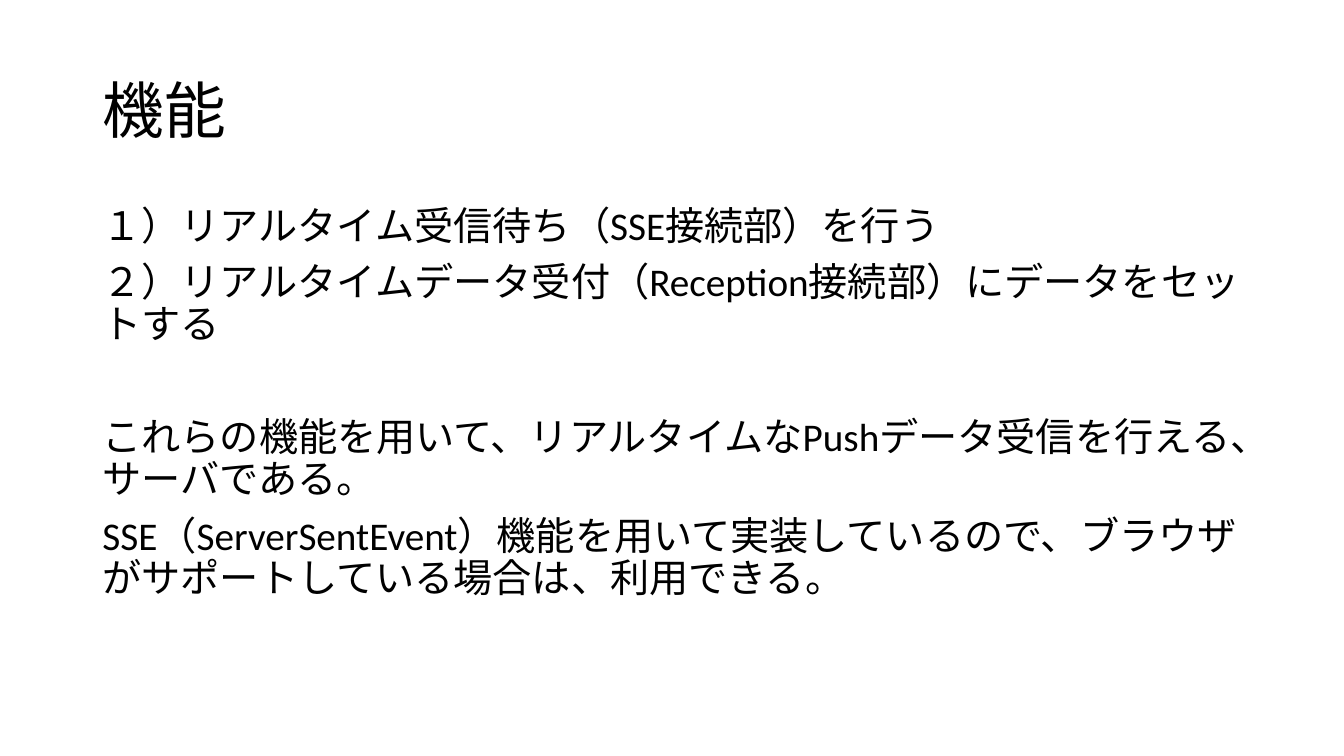
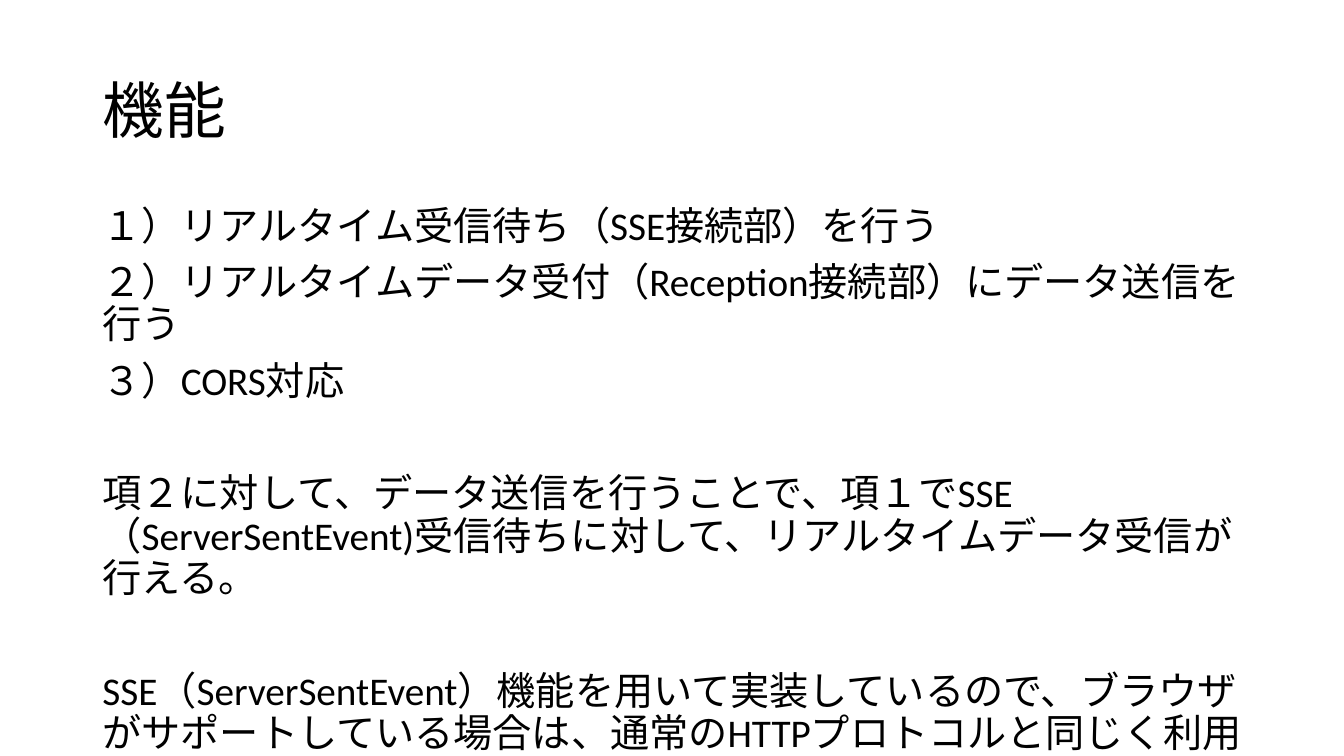
Before and after one commit to maachang/httpPush, a slide deck: slide 3 of doc/HttpPush説明.pptx. Drawn at 1344x756 pixels with LibreOffice and Linux fonts; fonts in the diff are those of the drawing. Boxes give left, top, right and bottom in pixels: in the first picture for what was removed or moved away, otherwise in the second. Text is boxed around its words. In the diff, an @@ line names an element or a change of style, - is before the commit and + after.

```diff
--- a/doc/HttpPush説明.pptx
+++ b/doc/HttpPush説明.pptx
@@ text at [102,262,1241,751]: text changed @@
-２）リアルタイムデータ受付（Reception接続部）にデータをセットする
-これらの機能を用いて、リアルタイムなPushデータ受信を行える、サーバである。
-SSE（ServerSentEvent）機能を用いて実装しているので、ブラウザがサポートしている場合は、利用できる。
+２）リアルタイムデータ受付（Reception接続部）にデータ送信を行う
+３）CORS対応
+項２に対して、データ送信を行うことで、項１でSSE（ServerSentEvent)受信待ちに対して、リアルタイムデータ受信が行える。
+SSE（ServerSentEvent）機能を用いて実装しているので、ブラウザがサポートしている場合は、通常のHTTPプロトコルと同じく利用できる。
```
Also in this commit, not shown: 1 other slide changed, 2 slides added, 1 other file.
